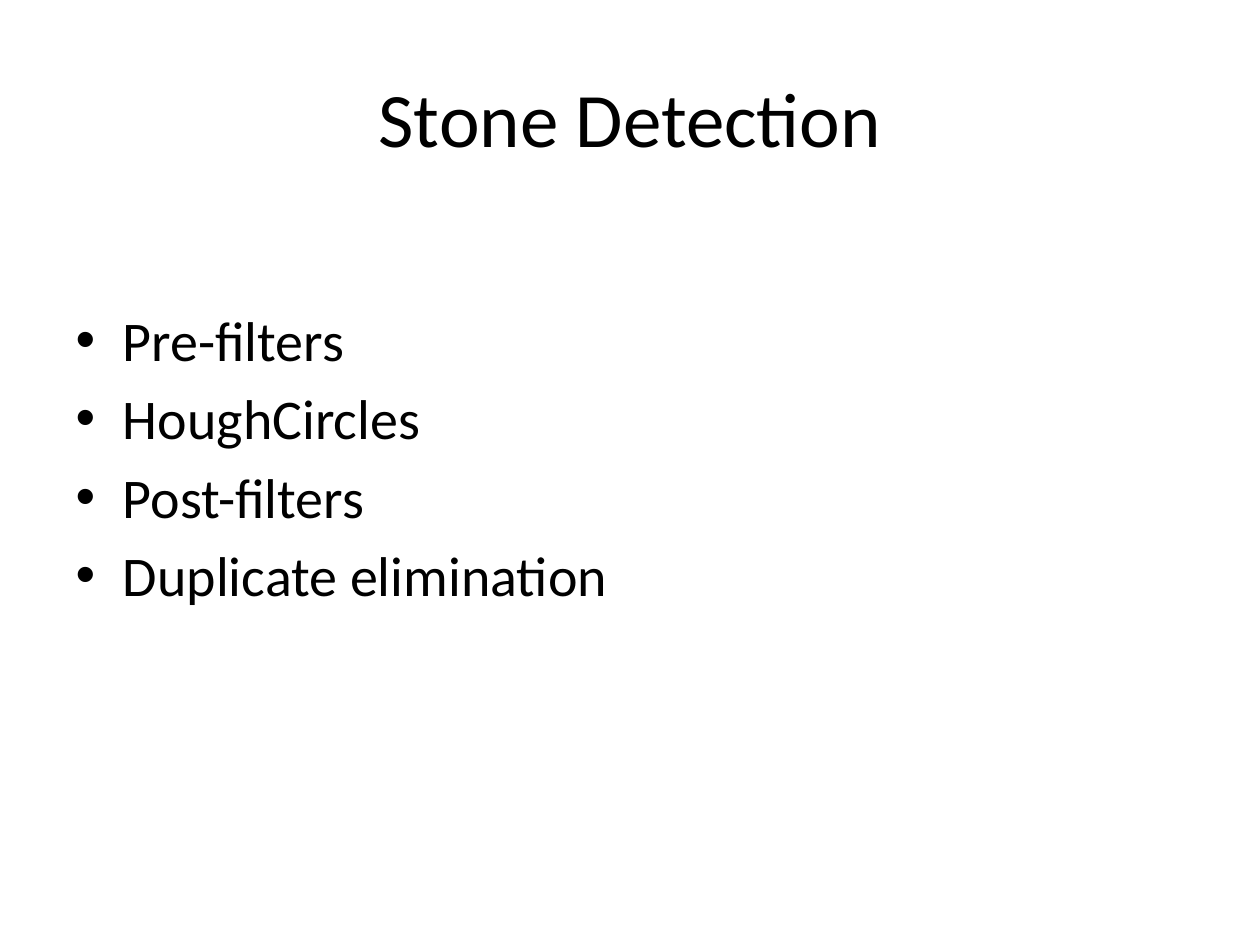
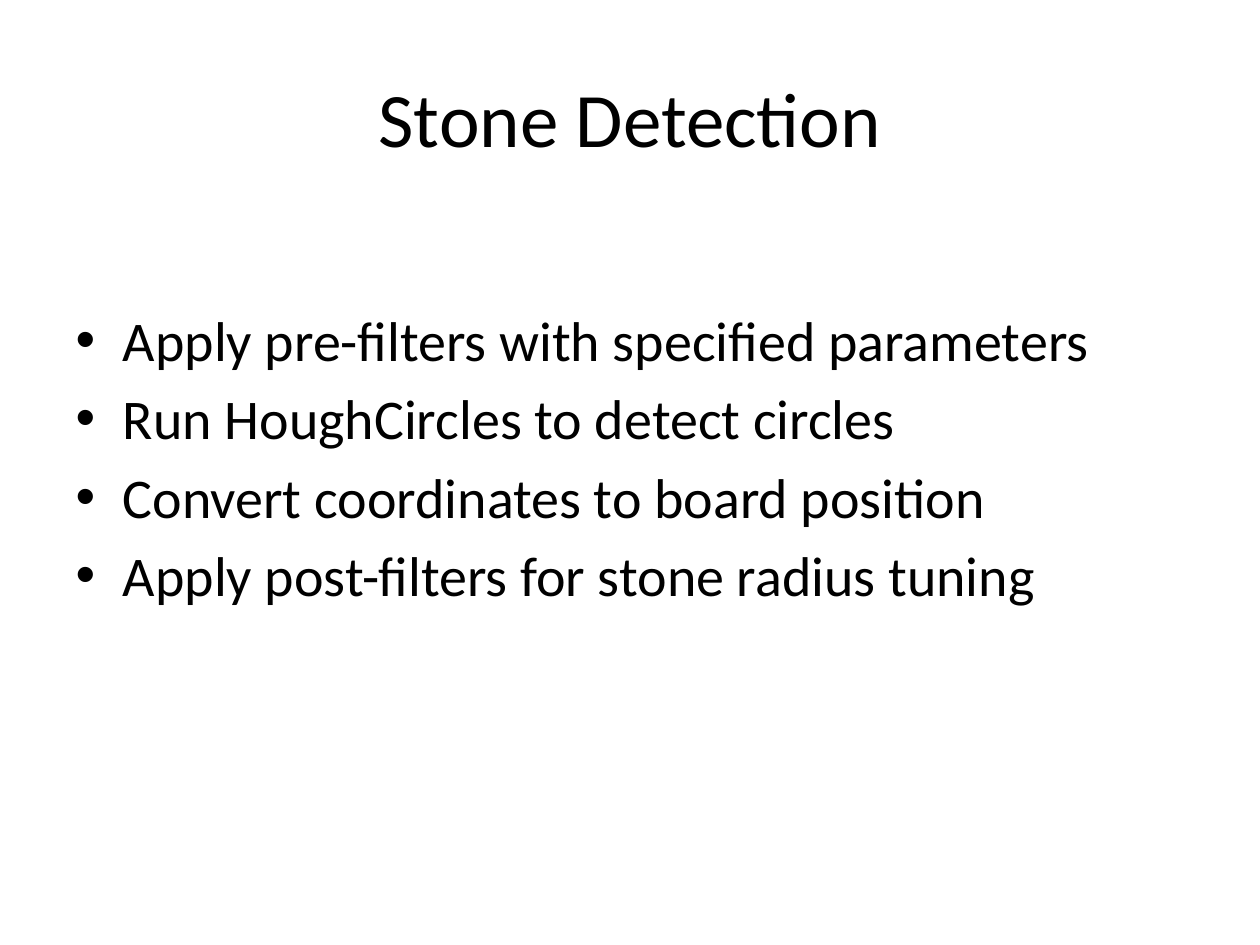
Before and after one commit to skolchin/llm_test, a slide deck: slide 5 of out/go-board-image-recognition.ppt. Drawn at 1260x945 pixels with LibreOffice and Linux fonts; fonts in the diff are those of the drawing. Boxes give left, top, right and bottom in pixels: in the first picture for what was removed or moved away, otherwise in the second. Text is boxed around its words. In the diff, an @@ line names an element or a change of style, - is before the commit and + after.

```diff
--- a/out/go-board-image-recognition.ppt
+++ b/out/go-board-image-recognition.ppt
@@ text at (123,322,1088,606): text changed @@
-• Pre-filters
-• HoughCircles
-• Post-filters
-• Duplicate elimination
+• Apply pre-filters with specified parameters
+• Run HoughCircles to detect circles
+• Convert coordinates to board position
+• Apply post-filters for stone radius tuning
```
Also in this commit, not shown: 6 other slides changed, 1 slide added, 2 slides removed, 7 other files.
